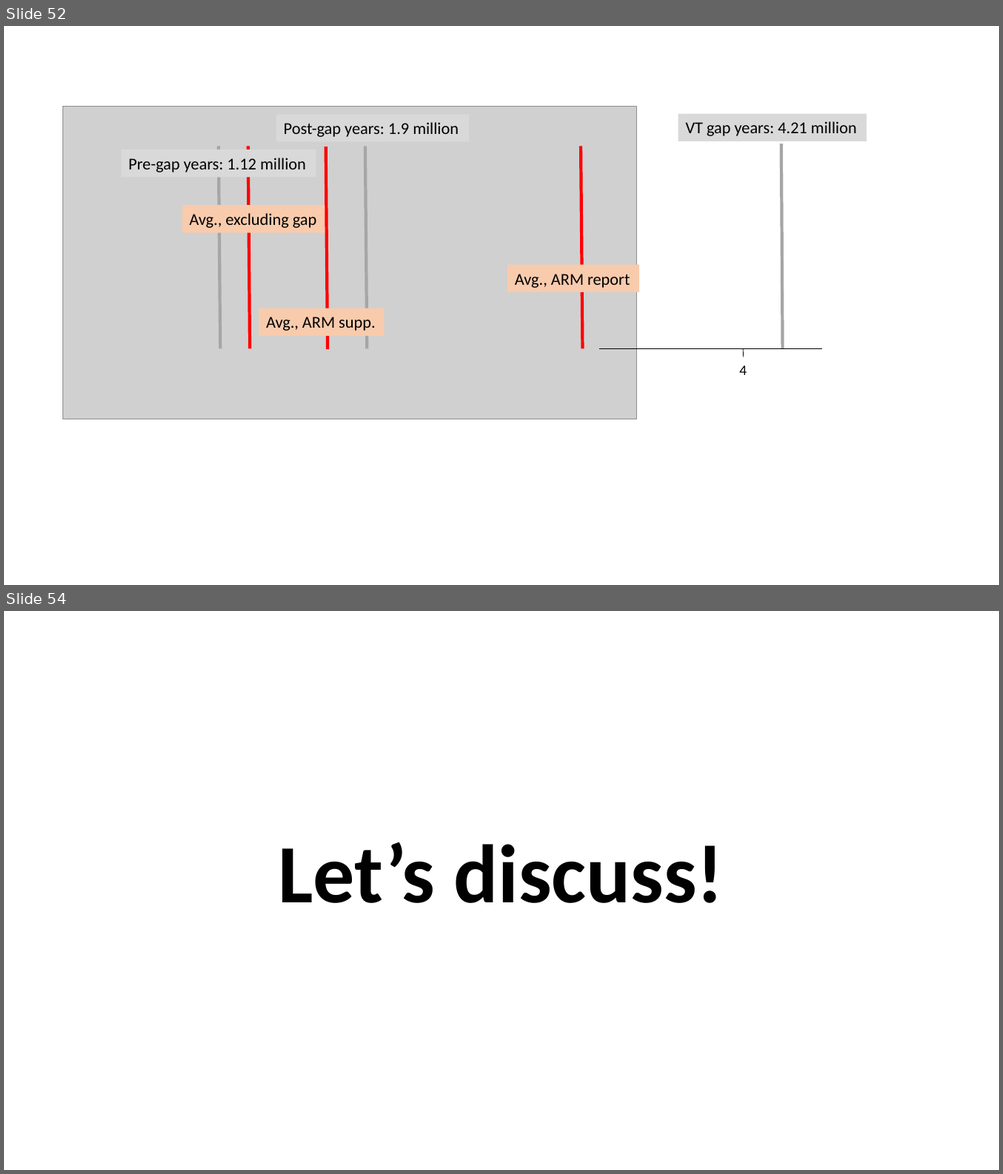
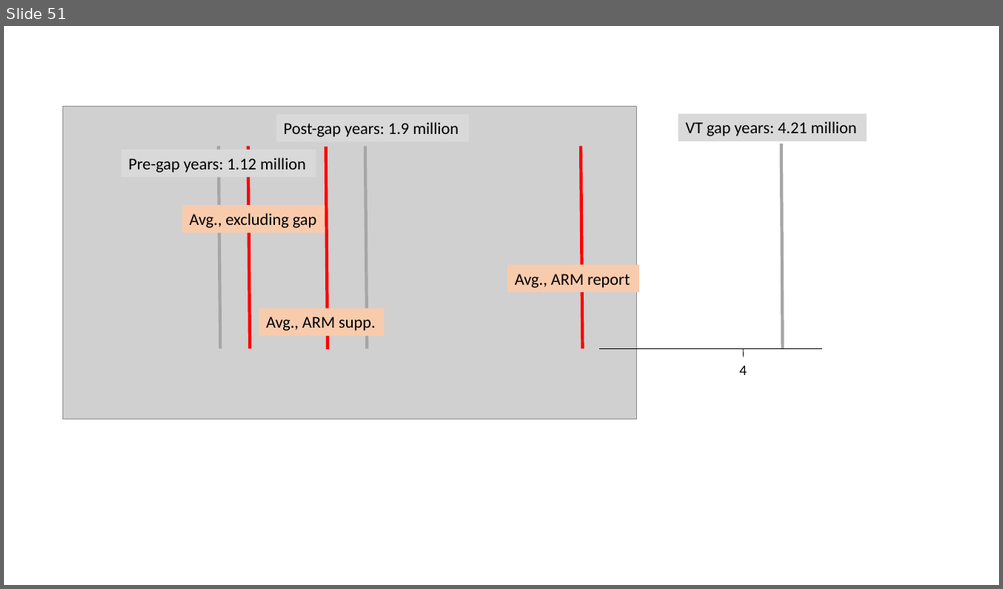
Before and after one commit to kevintshoemaker/NRES-470, a slide deck: REKN2.pptx. Shown one above the other, each under a label of ours: slides 52 and 54 before the commit, slide 51 after it; the slides between them are not shown. The pictures are 1003x1174 and 1003x589 pixels, drawn with LibreOffice and Linux fonts; fonts in the diff are those of the drawing; grey boxes stand for pictures. Boxes give left, top, right and bottom in pixels: in the first picture for what was removed or moved away, otherwise in the second. Text is boxed around its words. In the diff, an @@ line names an element or a change of style, - is before the commit and + after.

```diff
--- a/REKN2.pptx
+++ b/REKN2.pptx
@@ slide 54 removed at [4, 611, 999, 1170], background #FFFFFF @@
@@ title removed at [279, 842, 723, 903] @@
-Let’s discuss!
@@ what was slide 52 is now slide 51 @@
```
Also in this commit, not shown: 4 slides changed, 9 slides added, 28 other slides removed, 3 other files.
